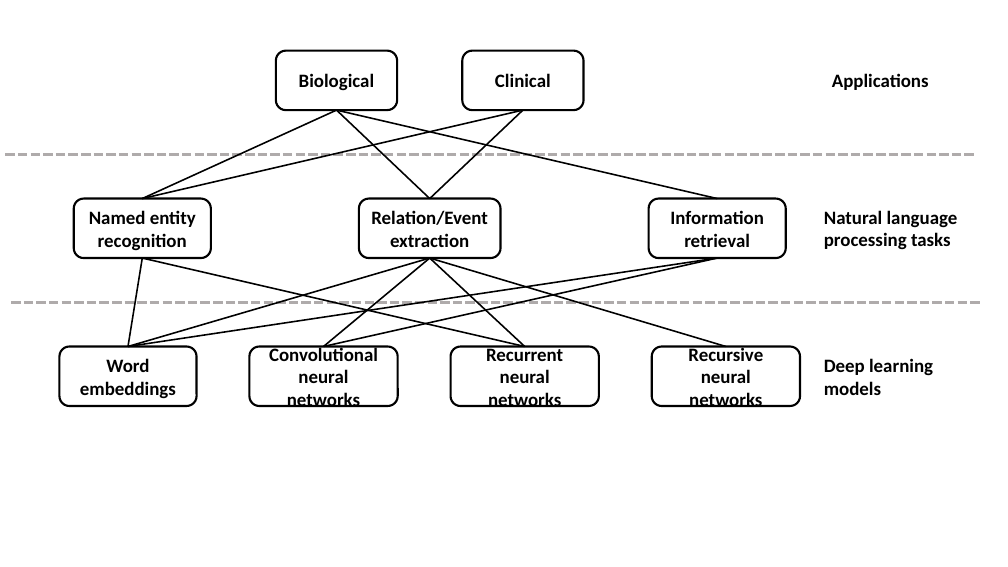
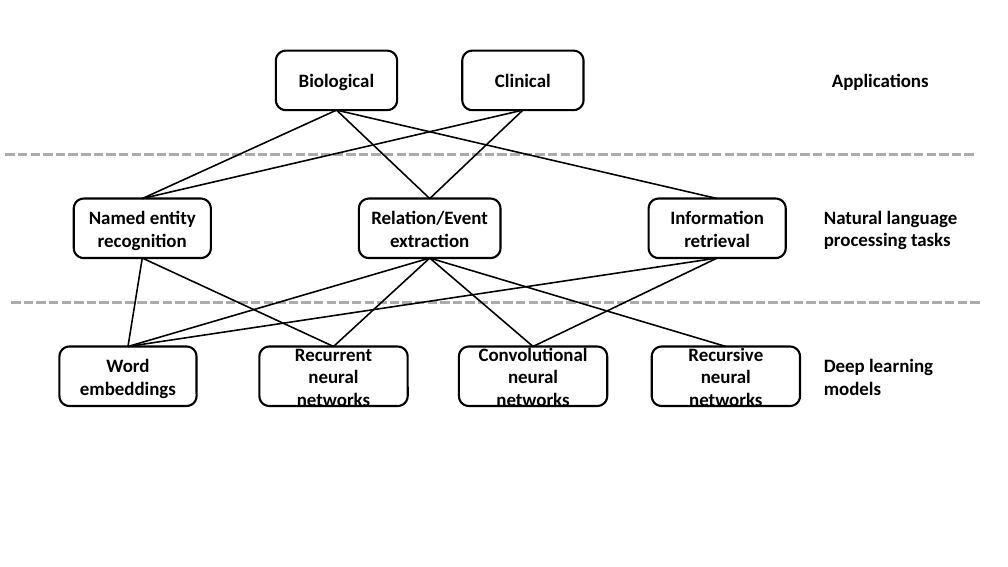
Before and after one commit to greenelab/deep-review, a slide deck: slide 1 of content/images/biotm.pptx. Drawn at 1008x567 pixels with LibreOffice and Linux fonts; fonts in the diff are those of the drawing. Boxes give left, top, right and bottom in pixels: in the first picture for what was removed or moved away, otherwise in the second. Text is boxed around its words. In the diff, an @@ line names an element or a change of style, - is before the commit and + after.

```diff
--- a/content/images/biotm.pptx
+++ b/content/images/biotm.pptx
@@ line moved from (525, 346) - (142, 258) to (333, 346) - (142, 258) @@
@@ line moved from (525, 346) - (430, 258) to (333, 346) - (430, 258) @@
@@ line moved from (324, 346) - (430, 258) to (533, 346) - (430, 258) @@
@@ line moved from (324, 346) - (718, 258) to (533, 346) - (718, 258) @@
@@ rounded rectangle "Recurrent neural networks": place and size @@
-rounded rectangle "Recurrent neural networks" at <box>451,346,599,406</box>
+rounded rectangle "Recurrent neural networks" at <box>259,346,408,406</box>
@@ rounded rectangle "Convolutional neural networks": place and size @@
-rounded rectangle "Convolutional neural networks" at <box>250,346,398,406</box>
+rounded rectangle "Convolutional neural networks" at <box>459,346,607,406</box>
```
Also in this commit, not shown: 3 other files.
